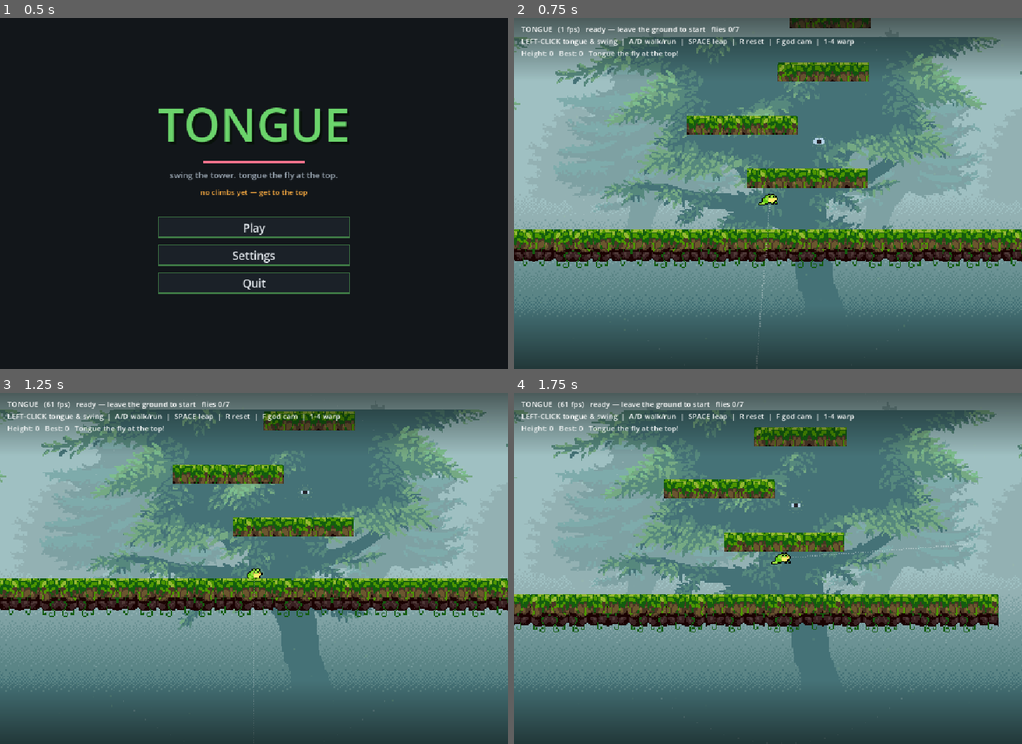
Above: before the commit, frames 1-4 (two rows, left to right).
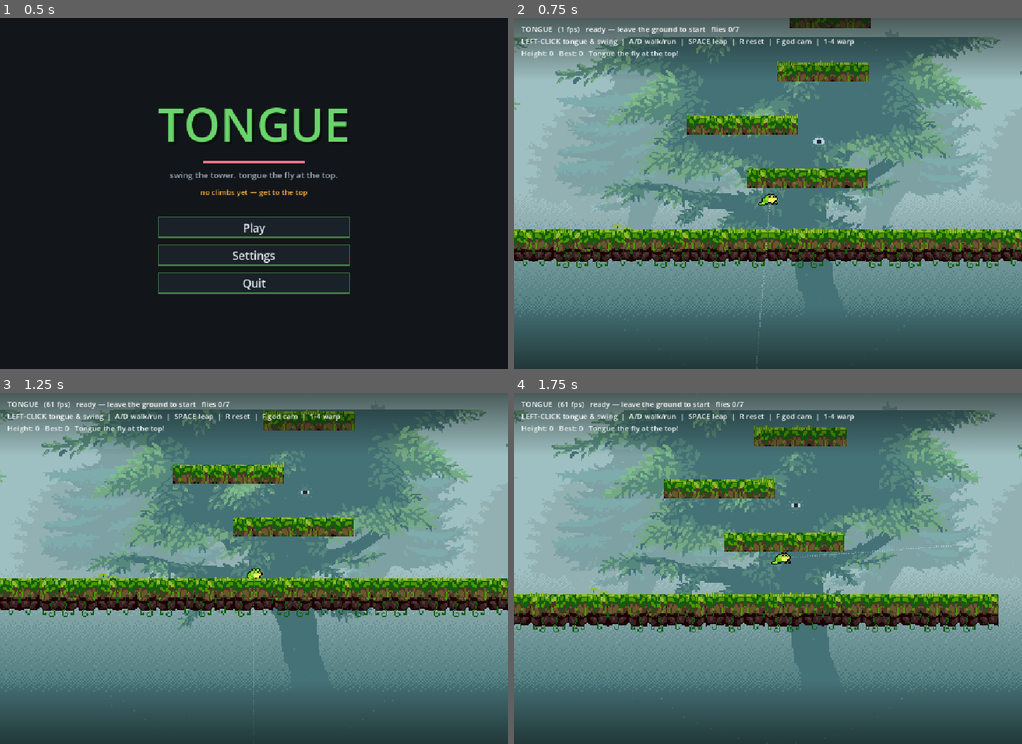
Above: after the commit, the same moments.

Repository: asg86260/Tongue
Game: Godot game, scene res://Title.tscn
Same seed, same stepped clock (60 frames per second), same inputs: the game is played once before the commit and once after it.
Inputs (mouse positions are in pixels of both pictures, inside the frame that each line leads up to):
- Up to frame 1 (0.5 s): no input
- Up to frame 2 (0.75 s): click "Play" at 0.5 s
- Up to frame 3 (1.25 s): no input
- Up to frame 4 (1.75 s): tap Enter at 1.25 s; move the mouse to (879, 550) at 1.27 s; press the mouse at (879, 550) at 1.28 s; hold D (move_right) from 1.28 s (still down); tap Space (jump) at 1.52 s

Frame 1 is identical in both runs. In frame 2, 0.2% of the frame differs, in the area x 7-89%, y 12-62%; in frame 3, 0.2%; in frame 4, 0.2%.

Commit message:
Sparse biome props on ledges (grass tufts / rubble rocks)
~1 prop per few cells on ledge tops, biome-appropriate and biome-tinted. Light
detail without clutter (limited to the modular sheet's prop vocabulary).

Co-Authored-By: Claude Opus 4.8 <noreply@anthropic.com>

Diff:
--- a/Game.gd
+++ b/Game.gd
@@ -104,6 +104,13 @@
 	{ "top": [Vector2i(8, 7), Vector2i(9, 7)], "body": [Vector2i(8, 8), Vector2i(9, 8)] },     # Cliffs — grey rock
 	{ "top": [Vector2i(14, 7), Vector2i(15, 7)], "body": [Vector2i(14, 12), Vector2i(15, 12)] }, # Peak — terracotta
 ]
+# sparse biome props placed on top of ledges (tasteful detail, not every cell)
+const PROPS := [
+	[Vector2i(1, 2), Vector2i(3, 2)],   # Woods  — grass tufts
+	[Vector2i(3, 6)],                   # Ruins  — fallen rubble
+	[Vector2i(3, 6)],                   # Cliffs — loose rock
+	[Vector2i(3, 6)],                   # Peak   — loose rock
+]
 
 func _tile(parent: Node2D, x: float, y: float, col: int, row: int, sx: float, flip := false) -> void:
 	var s := Sprite2D.new()
@@ -153,6 +160,13 @@
 			else:
 				var bt: Vector2i = g["body"][rng.randi() % g["body"].size()]
 				_tile(sb, x, topy + r * TW, bt.x, bt.y, sx, fl)  # biome body
+	# sparse prop on top — at most one per few cells, sitting on the surface
+	if mossy:
+		var props: Array = PROPS[Biome.index(hm)]
+		for cxi in cols:
+			if rng.randf() < 0.16:
+				var p: Vector2i = props[rng.randi() % props.size()]
+				_tile(sb, startx + cxi * tile_w, -hy - TW * 0.35, p.x, p.y, sx, rng.randf() < 0.5)
 	add_child(sb)
 
 func _make_anchor(pos: Vector2, r: float) -> void:
